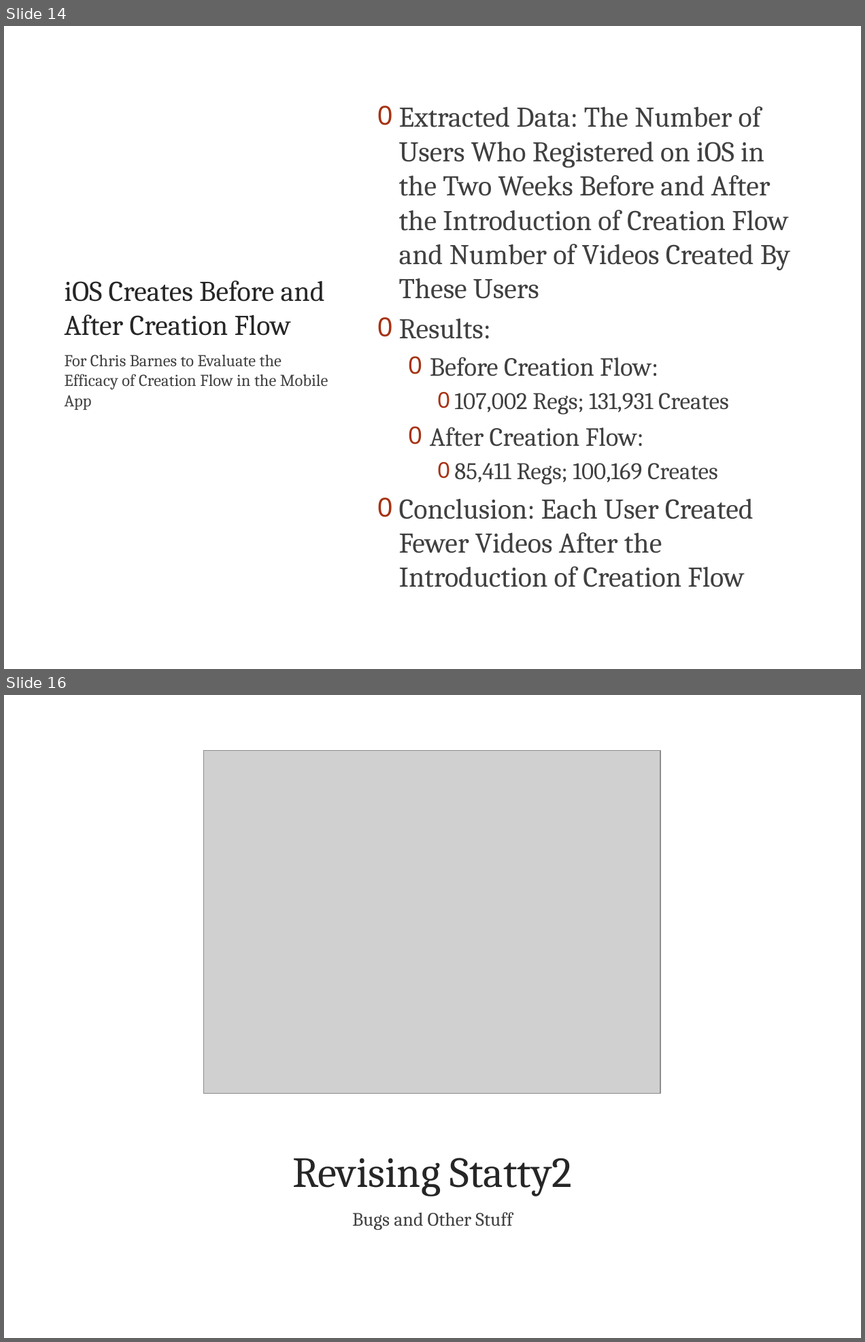
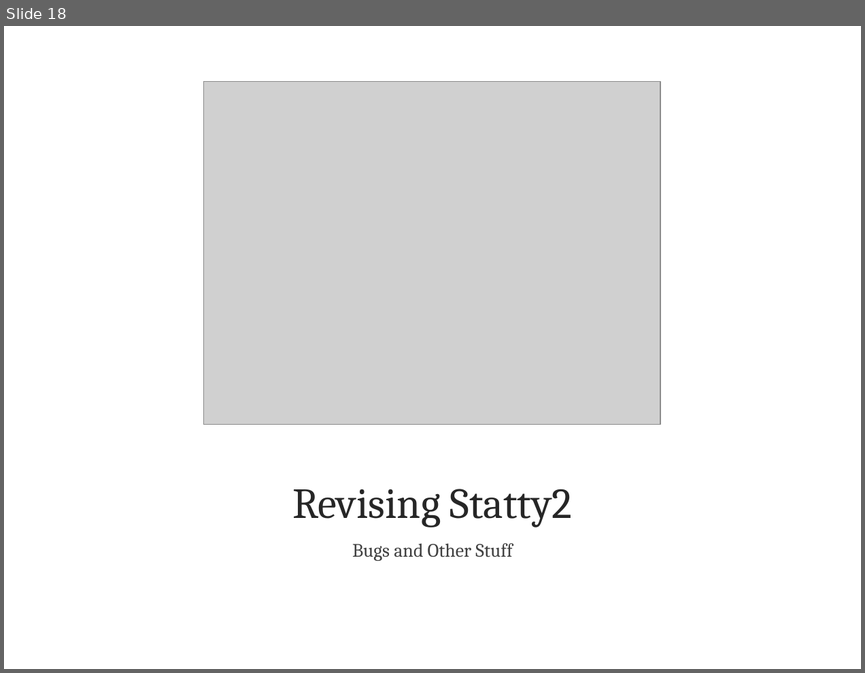
Before and after one commit to atultiwary/TechTalk, a slide deck: TechTalk.pptx. Shown one above the other, each under a label of ours: slides 14 and 16 before the commit, slide 18 after it; the slides between them are not shown. The pictures are 865x1342 and 865x673 pixels, drawn with LibreOffice and Linux fonts; fonts in the diff are those of the drawing; grey boxes stand for pictures; background and template pictures are left out. Boxes give left, top, right and bottom in pixels: in the first picture for what was removed or moved away, otherwise in the second. Text is boxed around its words. In the diff, an @@ line names an element or a change of style, - is before the commit and + after.

```diff
--- a/TechTalk.pptx
+++ b/TechTalk.pptx
@@ slide 14 removed at (4,26,861,669), background picture (left out) @@
@@ text removed at (399,106,790,587) @@
-0 Extracted Data: The Number of Users Who Registered on iOS in the Two Weeks Before and After the Introduction of Creation Flow and Number of Videos Created By These Users
-0 Results:
-  0 Before Creation Flow:
-    0 107,002 Regs; 131,931 Creates
-  0 After Creation Flow:
-    0 85,411 Regs; 100,169 Creates
-0 Conclusion: Each User Created Fewer Videos After the Introduction of Creation Flow
@@ title removed at (65,280,325,335) @@
-iOS Creates Before and After Creation Flow
@@ text removed at (65,354,328,410) @@
-For Chris Barnes to Evaluate the Efficacy of Creation Flow in the Mobile App
@@ what was slide 16 is now slide 18 @@
```
Also in this commit, not shown: 15 slides changed, 3 slides added, 1 other slide removed.
